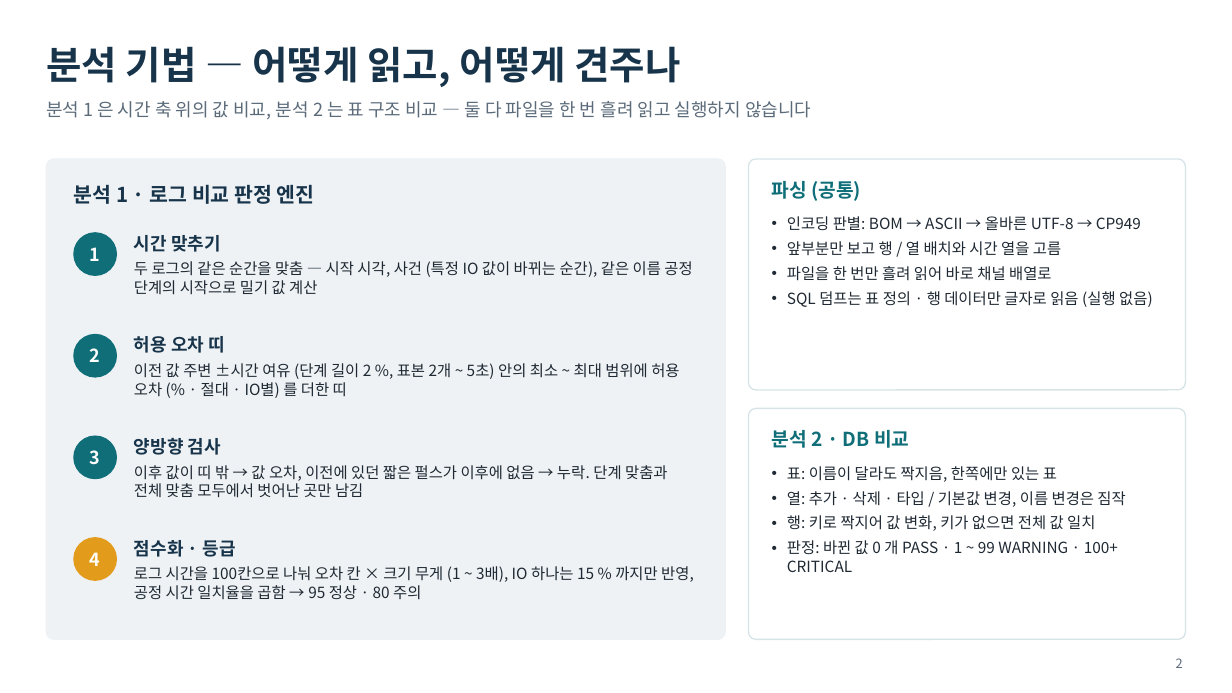
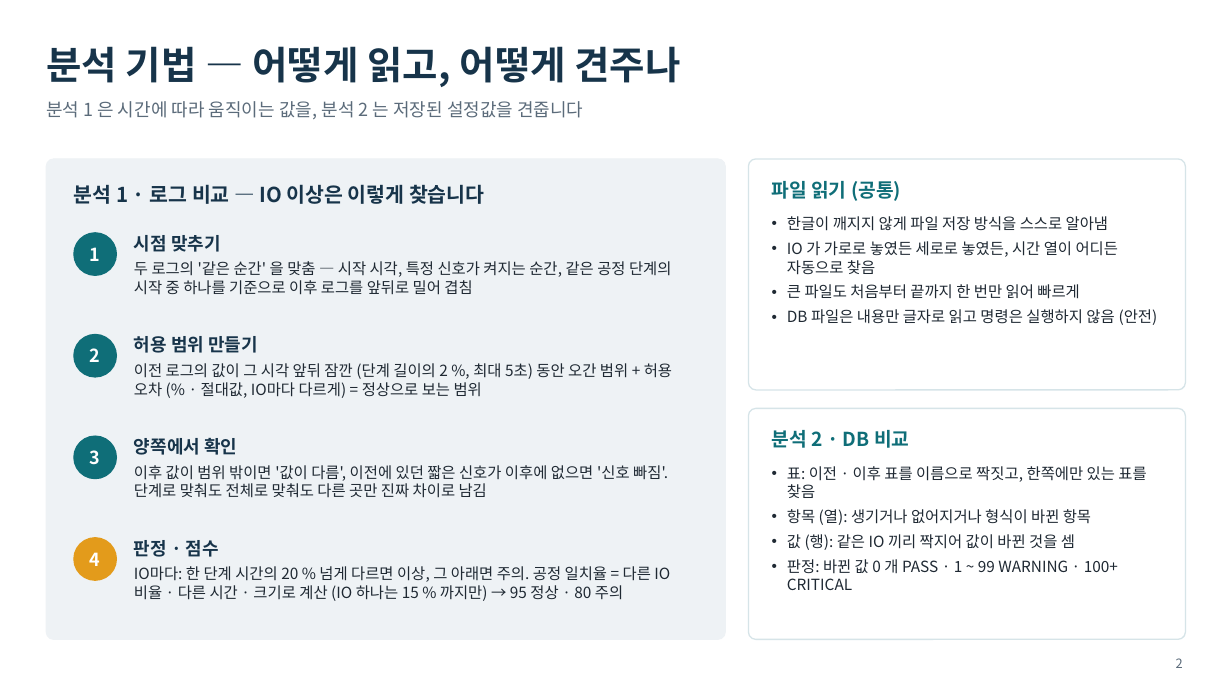
Before and after one commit to sssfffd/rookie2, a slide deck: slide 2 of docs/presentation/LogScope-아키텍처-기술.pptx. Drawn at 1232x693 pixels with LibreOffice and Linux fonts; fonts in the diff are those of the drawing. Boxes give left, top, right and bottom in pixels: in the first picture for what was removed or moved away, otherwise in the second. Text is boxed around its words. In the diff, an @@ line names an element or a change of style, - is before the commit and + after.

```diff
--- a/docs/presentation/LogScope-아키텍처-기술.pptx
+++ b/docs/presentation/LogScope-아키텍처-기술.pptx
@@ text at <box>46,101,583,119</box>: text changed @@
-분석 1 은 시간 축 위의 값 비교, 분석 2 는 표 구조 비교 — 둘 다 파일을 한 번 흘려 읽고 실행하지 않습니다
+분석 1 은 시간에 따라 움직이는 값을, 분석 2 는 저장된 설정값을 견줍니다
@@ text at <box>74,184,484,204</box>: text changed @@
-분석 1 · 로그 비교 판정 엔진
+분석 1 · 로그 비교 — IO 이상은 이렇게 찾습니다
@@ text at <box>771,181,901,201</box>: text changed @@
-파싱 (공통)
+파일 읽기 (공통)
@@ text at <box>134,235,221,252</box>: text changed @@
-시간 맞추기
+시점 맞추기
@@ text at <box>787,216,1158,325</box>: text changed @@
-• 인코딩 판별: BOM → ASCII → 올바른 UTF-8 → CP949
-• 앞부분만 보고 행 / 열 배치와 시간 열을 고름
-• 파일을 한 번만 흘려 읽어 바로 채널 배열로
-• SQL 덤프는 표 정의 · 행 데이터만 글자로 읽음 (실행 없음)
+• 한글이 깨지지 않게 파일 저장 방식을 스스로 알아냄
+• IO 가 가로로 놓였든 세로로 놓였든, 시간 열이 어디든 자동으로 찾음
+• 큰 파일도 처음부터 끝까지 한 번만 읽어 빠르게
+• DB 파일은 내용만 글자로 읽고 명령은 실행하지 않음 (안전)
@@ text at <box>134,261,671,295</box>: text changed @@
-두 로그의 같은 순간을 맞춤 — 시작 시각, 사건 (특정 IO 값이 바뀌는 순간), 같은 이름 공정 단계의 시작으로 밀기 값 계산
+두 로그의 '같은 순간' 을 맞춤 — 시작 시각, 특정 신호가 켜지는 순간, 같은 공정 단계의 시작 중 하나를 기준으로 이후 로그를 앞뒤로 밀어 겹침
@@ text at <box>134,336,258,353</box>: text changed @@
-허용 오차 띠
+허용 범위 만들기
@@ text at <box>134,363,672,398</box>: text changed @@
-이전 값 주변 ±시간 여유 (단계 길이 2 %, 표본 2개 ~ 5초) 안의 최소 ~ 최대 범위에 허용 오차 (% · 절대 · IO별) 를 더한 띠
+이전 로그의 값이 그 시각 앞뒤 잠깐 (단계 길이의 2 %, 최대 5초) 동안 오간 범위 + 허용 오차 (% · 절대값, IO마다 다르게) = 정상으로 보는 범위
@@ text at <box>134,438,237,455</box>: text changed @@
-양방향 검사
+양쪽에서 확인
@@ text at <box>134,465,668,498</box>: text changed @@
-이후 값이 띠 밖 → 값 오차, 이전에 있던 짧은 펄스가 이후에 없음 → 누락. 단계 맞춤과 전체 맞춤 모두에서 벗어난 곳만 남김
+이후 값이 범위 밖이면 '값이 다름', 이전에 있던 짧은 신호가 이후에 없으면 '신호 빠짐'. 단계로 맞춰도 전체로 맞춰도 다른 곳만 진짜 차이로 남김
@@ text at <box>787,466,1146,550</box>: text changed @@
-• 표: 이름이 달라도 짝지음, 한쪽에만 있는 표
-• 열: 추가 · 삭제 · 타입 / 기본값 변경, 이름 변경은 짐작
-• 행: 키로 짝지어 값 변화, 키가 없으면 전체 값 일치
+• 표: 이전 · 이후 표를 이름으로 짝짓고, 한쪽에만 있는 표를 찾음
+• 항목 (열): 생기거나 없어지거나 형식이 바뀐 항목
+• 값 (행): 같은 IO 끼리 짝지어 값이 바뀐 것을 셈
@@ text at <box>134,540,219,557</box>: text changed @@
-점수화 · 등급
+판정 · 점수
@@ text at <box>134,566,670,601</box>: text changed @@
-로그 시간을 100칸으로 나눠 오차 칸 × 크기 무게 (1 ~ 3배), IO 하나는 15 % 까지만 반영, 공정 시간 일치율을 곱함 → 95 정상 · 80 주의
+IO마다: 한 단계 시간의 20 % 넘게 다르면 이상, 그 아래면 주의. 공정 일치율 = 다른 IO 비율 · 다른 시간 · 크기로 계산 (IO 하나는 15 % 까지만) → 95 정상 · 80 주의
```
Also in this commit, not shown: 1 other slide changed, 3 other files.
